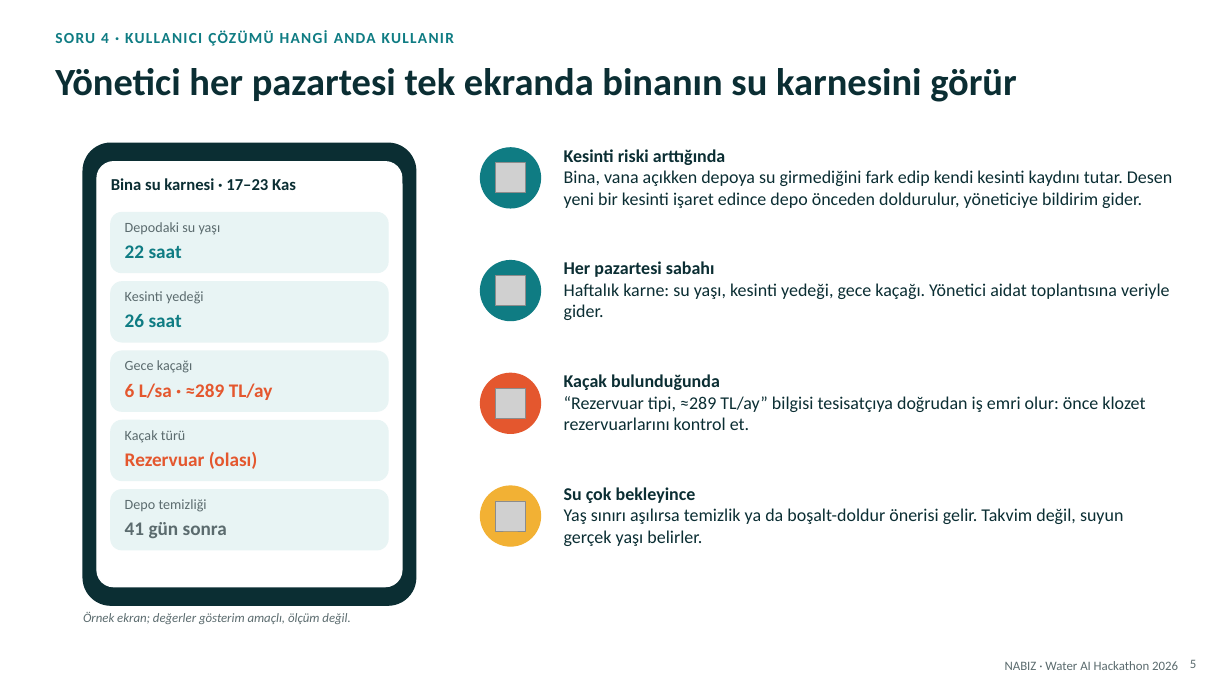
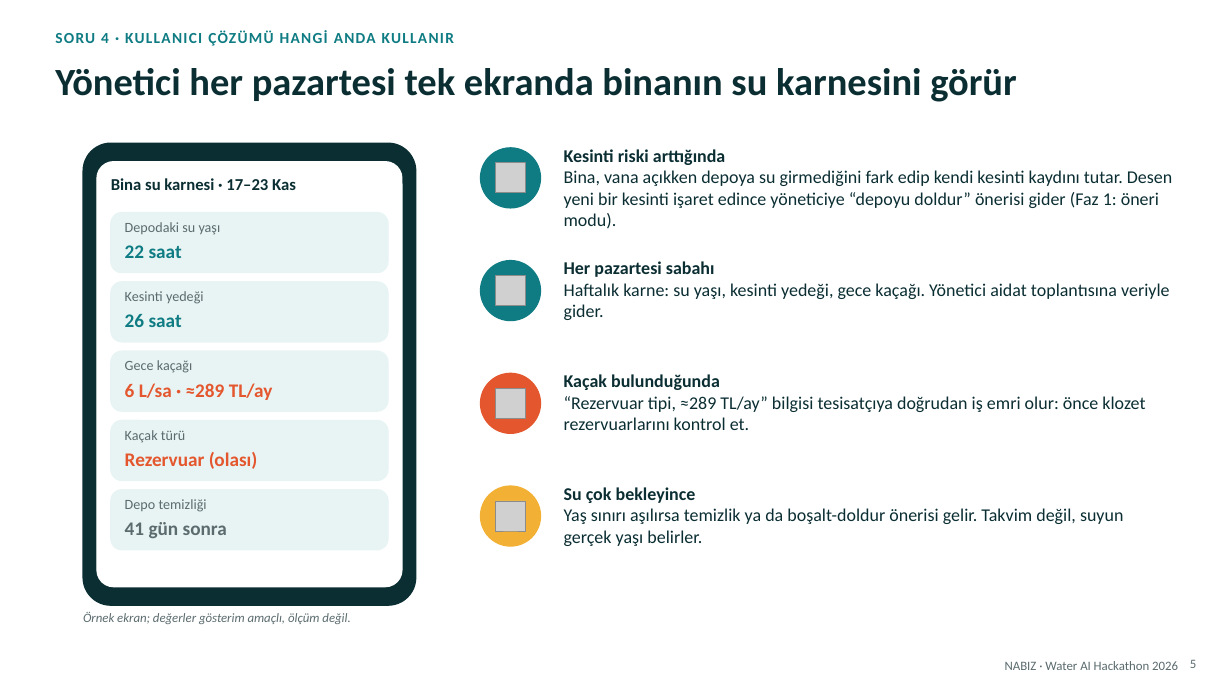
Before and after one commit to ugurfurkanyesil-rgb/wilo-hackathon, a slide deck: slide 5 of teslim/NABIZ_Proje_Fikri.pptx. Drawn at 1232x693 pixels with LibreOffice and Linux fonts; fonts in the diff are those of the drawing; grey boxes stand for pictures. Boxes give left, top, right and bottom in pixels: in the first picture for what was removed or moved away, otherwise in the second. Text is boxed around its words. In the diff, an @@ line names an element or a change of style, - is before the commit and + after.

```diff
--- a/teslim/NABIZ_Proje_Fikri.pptx
+++ b/teslim/NABIZ_Proje_Fikri.pptx
@@ text at (564,170,1172,229): text changed @@
-Bina, vana açıkken depoya su girmediğini fark edip kendi kesinti kaydını tutar. Desen yeni bir kesinti işaret edince depo önceden doldurulur, yöneticiye bildirim gider.
+Bina, vana açıkken depoya su girmediğini fark edip kendi kesinti kaydını tutar. Desen yeni bir kesinti işaret edince yöneticiye “depoyu doldur” önerisi gider (Faz 1: öneri modu).
```
Also in this commit, not shown: 7 other slides changed, 11 other files.
